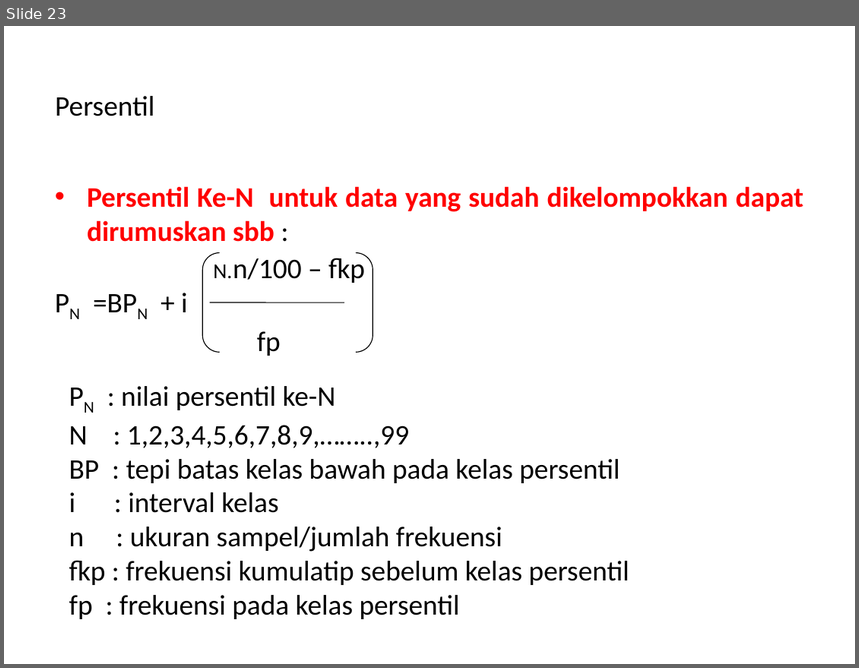
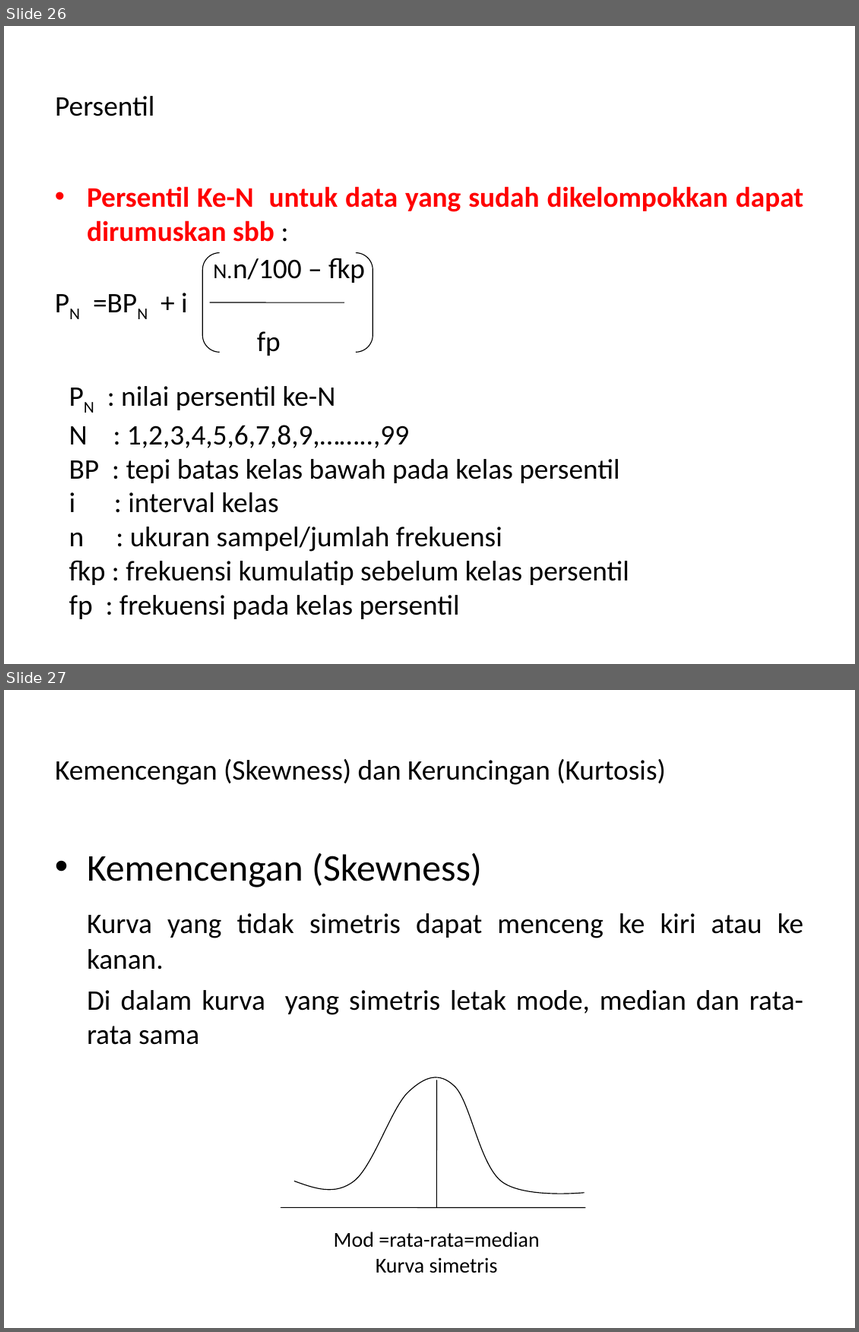
Before and after one commit to tarmidzibariq/KULIAH-SEMESTER-3, a slide deck: STATISTIKA 1/SESI- 3.ppt. Shown one above the other, each under a label of ours: slide 23 before the commit, slides 26 and 27 after it. The pictures are 859x668 and 859x1332 pixels, drawn with LibreOffice and Linux fonts; fonts in the diff are those of the drawing. Boxes give left, top, right and bottom in pixels: in the first picture for what was removed or moved away, otherwise in the second. Text is boxed around its words. In the diff, an @@ line names an element or a change of style, - is before the commit and + after.

```diff
--- a/STATISTIKA 1/SESI- 3.ppt
+++ b/STATISTIKA 1/SESI- 3.ppt
@@ slide 27 added at box(4, 690, 855, 1328), background #FFFFFF @@
@@ title added at box(55, 759, 666, 785), 24 pt, text #000000 @@
+Kemencengan (Skewness) dan Keruncingan (Kurtosis)
@@ text added at box(87, 853, 804, 1045), 24 pt, text #000000 @@
+• Kemencengan (Skewness)
+Kurva yang tidak simetris dapat menceng ke kiri atau ke kanan.
+Di dalam kurva yang simetris letak mode, median dan rata-rata sama
@@ freeform shape added at box(294, 1072, 585, 1199), outline #000000 0.74 pt @@
@@ line added from (436, 1208) to (437, 1080), #000000 0.74 pt @@
@@ line added from (281, 1208) to (585, 1208), #000000 0.74 pt @@
@@ text added at box(334, 1232, 539, 1274), 18 pt, text #000000 @@
+Mod =rata-rata=median
+Kurva simetris
@@ what was slide 23 is now slide 26 @@
```
Also in this commit, not shown: 3 slides changed, 5 other slides added, 4 other files.
